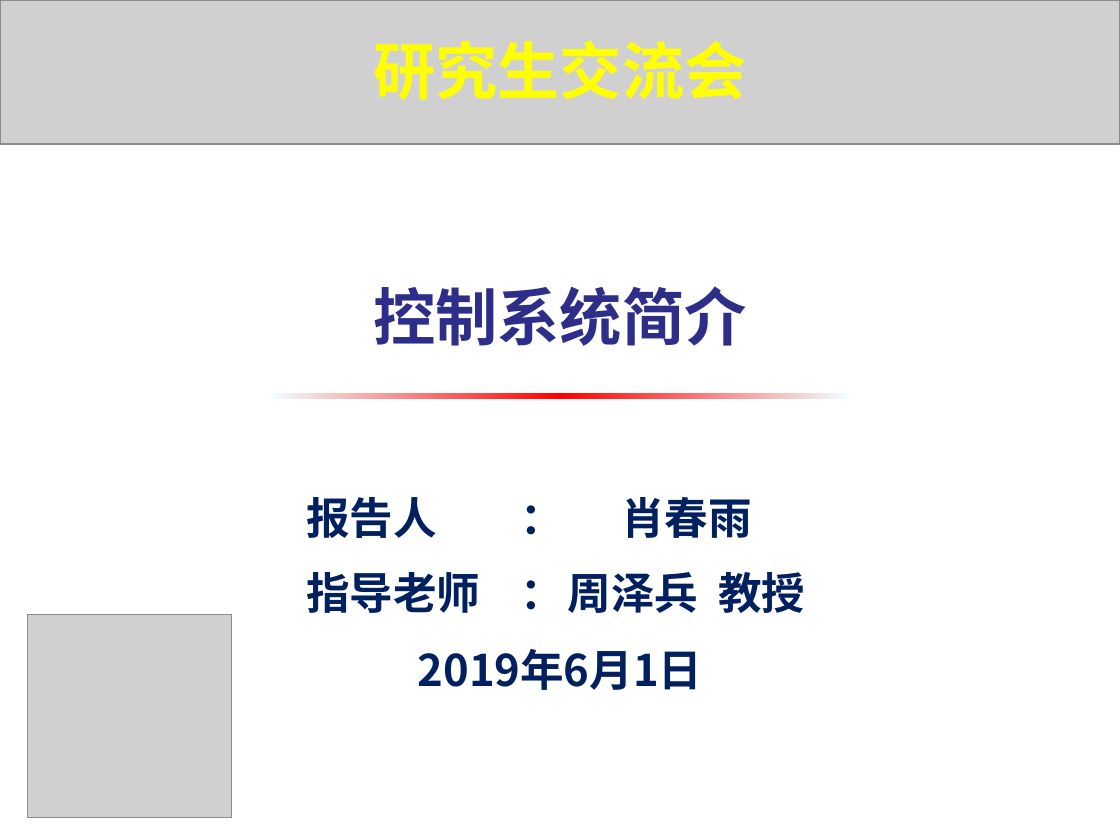
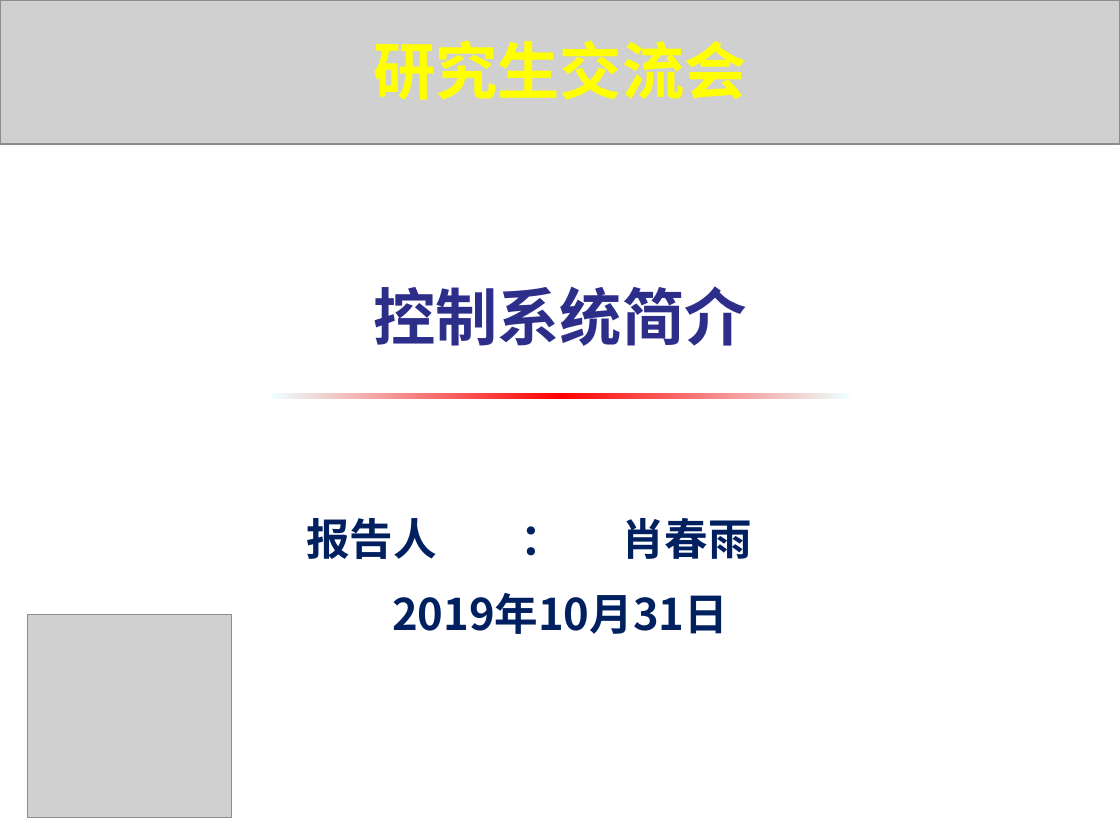
Before and after one commit to iChunyu/LearnCtrlSys, a slide deck: slide 1 of Reference/控制系统简介.pptx. Drawn at 1120x840 pixels with LibreOffice and Linux fonts; fonts in the diff are those of the drawing; grey boxes stand for pictures; background and template pictures are left out. Boxes give left, top, right and bottom in pixels: in the first picture for what was removed or moved away, otherwise in the second. Text is boxed around its words. In the diff, an @@ line names an element or a change of style, - is before the commit and + after.

```diff
--- a/Reference/控制系统简介.pptx
+++ b/Reference/控制系统简介.pptx
@@ table at (296,500,825,648) @@
-row 2: 指导老师 | ： | 周泽兵 教授
-row 3: 2019年6月1日 |  | 
+row 2: 2019年10月31日 |  | 
@@ table: place and size @@
-table at (296,479,825,706)
+table at (296,500,825,648)
```
Also in this commit, not shown: 1 other file.
